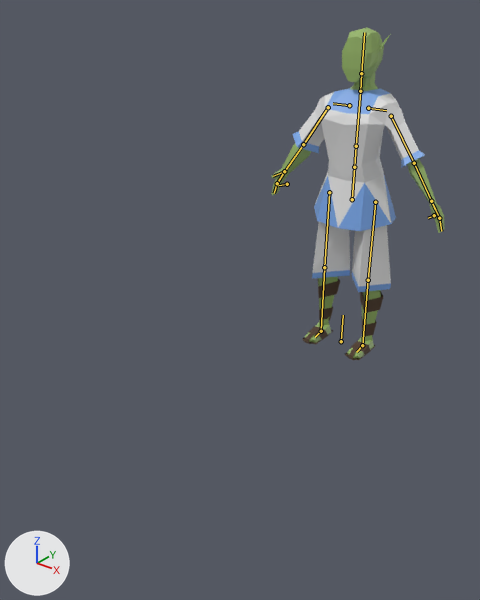
What one commit did to the Blender file assets/models/Player.blend.
Rendered twice from a camera (50 mm lens) standing at (1.92, -3.49, 2.21) and looking at (-0.01, -1.07, 0.71). Every picture has the same lights, and +X, +Y and +Z are marked at lower left. The bones that bend it are drawn over the model as lines.
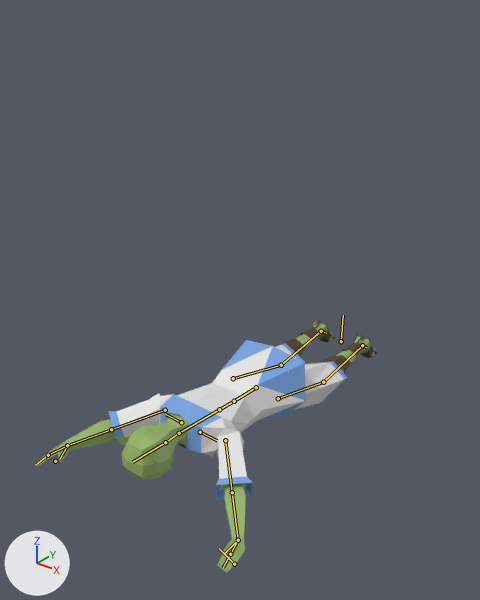
The newer file adds an action. The first version stands in its rest pose; the second is drawn at frame 24 of the action 'Die'.

Edits to the bpy script that builds the scene:
```text
Change bone_hips:
    where bone_hips = bpy.data.objects['Armature'].pose.bones['Hips']  # child of 'Root'
    bone_hips.location: (0.0, 0.0, 0.0) -> (0.0, -0.874, 0.943)
    bone_hips.rotation_quaternion: (1.0, 0.0, 0.0, 0.0) -> (0.734, 0.679, 0.0, 0.0)  # degrees (0, 0, 0) -> degrees (86, 0, 0)
Change bone_handik_l:
    where bone_handik_l = bpy.data.objects['Armature'].pose.bones['HandIK.L']  # child of 'Chest'
    bone_handik_l.location: (0.0, 0.0, 0.0) -> (0.55, -0.622, 0.136)
    bone_handik_l.rotation_quaternion: (1.0, 0.0, 0.0, 0.0) -> (0.187, -0.36, -0.42, -0.812)  # degrees (0, 0, 0) -> degrees (-125, -132, 0)
Change bone_handik_r:
    where bone_handik_r = bpy.data.objects['Armature'].pose.bones['HandIK.R']  # child of 'Chest'
    bone_handik_r.location: (0.0, 0.0, 0.0) -> (-0.6, -0.769, 0.168)
    bone_handik_r.rotation_quaternion: (1.0, 0.0, 0.0, 0.0) -> (0.304, -0.476, 0.351, 0.747)  # degrees (0, 0, 0) -> degrees (38, 68, 162)
Change bone_kneepoletarget_l:
    where bone_kneepoletarget_l = bpy.data.objects['Armature'].pose.bones['KneePoleTarget.L']  # child of 'Root'
    bone_kneepoletarget_l.location: (0.0, 0.0, 0.0) -> (0.0, 0.677, -0.67)
Change bone_kneepoletarget_r:
    where bone_kneepoletarget_r = bpy.data.objects['Armature'].pose.bones['KneePoleTarget.R']  # child of 'Root'
    bone_kneepoletarget_r.location: (0.0, 0.0, 0.0) -> (0.0, 0.677, -0.67)
Change bone_footik_l:
    where bone_footik_l = bpy.data.objects['Armature'].pose.bones['FootIK.L']  # child of 'Root'
    bone_footik_l.rotation_quaternion: (1.0, 0.0, 0.0, 0.0) -> (0.376, 0.926, 0.0, 0.0)  # degrees (0, 0, 0) -> degrees (136, 0, 0)
Change bone_footik_r:
    where bone_footik_r = bpy.data.objects['Armature'].pose.bones['FootIK.R']  # child of 'Root'
    bone_footik_r.rotation_quaternion: (1.0, 0.0, 0.0, 0.0) -> (0.376, 0.926, 0.0, 0.0)  # degrees (0, 0, 0) -> degrees (136, 0, 0)
```

Boxes (x1, y1, x2, y2) around the edits, measured in the pictures (480 x 600 px):
'Mesh.001', posed (49% wider, 12% taller): before (292, 88, 424, 231); after (109, 340, 306, 500)
'Mesh', posed (95% wider, 24% shorter): before (271, 27, 444, 358); after (36, 321, 375, 573)
'Mesh.002', posed: before (312, 222, 391, 292); after (276, 343, 347, 410)
'Sandals', posed (20% wider, 35% shorter): before (303, 278, 383, 360); after (281, 319, 377, 372)
bone 'Hips', root to tip: before (352, 199) to (354, 167); after (256, 387) to (234, 401)
